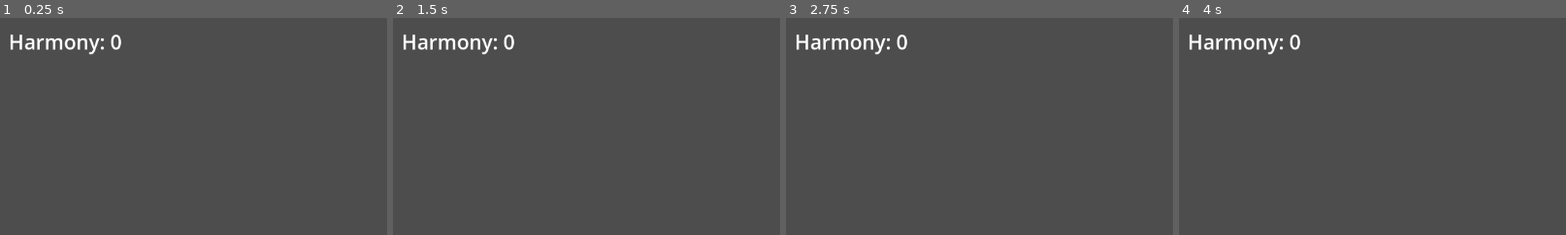
Above: before the commit, frames 1-4 (left to right).
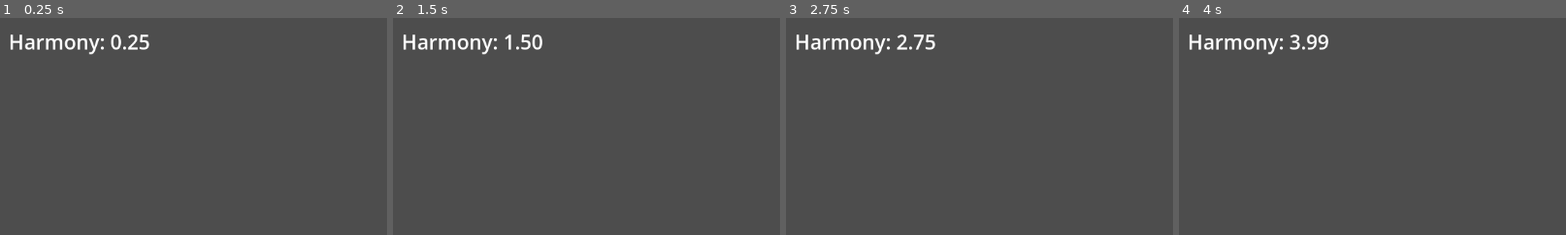
Above: after the commit, the same moments.

Repository: zKawaiiKittyz/Melodic-Idle
Game: Godot game, scene res://main.tscn
Same seed, same stepped clock (60 frames per second), same inputs: the game is played once before the commit and once after it.
Inputs:
- Up to frame 1 (0.25 s): no input
- Up to frame 2 (1.5 s): tap Enter at 0.5 s; tap A (A) at 0.6 s; tap D (D) at 0.8, 1.35 s
- Up to frame 3 (2.75 s): tap F (F) at 1.55, 2.1 s; tap J (J) at 2.3 s
- Up to frame 4 (4 s): tap J (J) at 2.85 s; tap K (K) at 3.05, 3.6 s; tap Space at 3.5 s; tap L (L) at 3.8 s
The pictures show only the part of the screen within x 0-50%, y 0-50%; the shares and areas given below are measured in that part.

The runs differ from the first frame. In frame 1, 0.2% of the frame differs, in the area x 31-39%, y 7-15%; in frame 2, 0.4%, in the area x 28-39%, y 7-15%; in frame 3, 0.3%; in frame 4, 0.3%.
Error before the commit: Parse Error: Unexpected identifier "Meow" in class body. (res://main.gd:2)

Commit message:
Code in
No comments cuz I'm lazy ^3^

Diff:
--- a/melodic-idle-mew/main.gd
+++ b/melodic-idle-mew/main.gd
@@ -1,2 +1,184 @@
 extends Node2D
-Meow
+
+signal harmony_changed
+
+enum ComboType {
+	FLUTE,
+	PIANO,
+	ORGAN,
+	SCHLONGO,
+}
+
+const MAX_SEQUENCE_LENGTH: int = 8
+
+const KEY_SOUNDS: Dictionary[Key, Resource] = {
+	KEY_A: preload("res://sounds/c4.ogg"),
+	KEY_S: preload("res://sounds/d4.ogg"),
+	KEY_D: preload("res://sounds/e4.ogg"),
+	KEY_F: preload("res://sounds/f4.ogg"),
+	KEY_J: preload("res://sounds/g4.ogg"),
+	KEY_K: preload("res://sounds/a4.ogg"),
+	KEY_L: preload("res://sounds/b4.ogg"),
+	KEY_SEMICOLON: preload("res://sounds/c5.ogg"),
+}
+
+const INPUT_KEYS: Dictionary[StringName, Key] = {
+	&"A": KEY_A,
+	&"S": KEY_S,
+	&"D": KEY_D,
+	&"F": KEY_F,
+	&"J": KEY_J,
+	&"K": KEY_K,
+	&"L": KEY_L,
+	&";": KEY_SEMICOLON,
+}
+
+var harmony: float = 0.0:
+	set = set_harmony
+
+var harmony_per_second: float = 1.0
+
+var sequence: Array[Key] = []
+
+var combos: Array[Combo] = []
+
+@onready var harmony_label: Label = $Label
+@onready var sound_player: AudioStreamPlayer = $AudioStreamPlayer
+
+#region Ready
+
+func _ready() -> void:
+	_setup_harmony_label()
+	_create_combos()
+
+func _setup_harmony_label() -> void:
+	harmony_changed.connect(_update_harmony_label)
+	_update_harmony_label()
+
+func _create_combos() -> void:
+	for combo_type: ComboType in ComboType.values():
+		var new_combo: Combo = Combo.new(combo_type)
+		combos.append(new_combo)
+
+#endregion
+
+#region Setters
+
+func set_harmony(new_harmony: float) -> void:
+	if harmony == new_harmony:
+		return
+
+	harmony = new_harmony
+
+	harmony_changed.emit()
+
+#endregion
+
+#region Signals
+
+func _process(delta: float) -> void:
+	_increment_harmony(delta)
+
+func _unhandled_key_input(event: InputEvent) -> void:
+	for action_name: StringName in INPUT_KEYS:
+		if event.is_action_pressed(action_name, false, true):
+			_add_to_sequence(INPUT_KEYS[action_name])
+
+			break
+
+#endregion
+
+#region Control
+
+func _update_harmony_label() -> void:
+	harmony_label.text = "Harmony: %s" % str(harmony).pad_decimals(2)
+
+func _increment_harmony(delta: float) -> void:
+	harmony += harmony_per_second * delta
+
+func _add_to_sequence(key: Key) -> void:
+	get_viewport().set_input_as_handled()
+
+	sequence.append(key)
+	while sequence.size() > MAX_SEQUENCE_LENGTH:
+		sequence.remove_at(0)
+
+	print("Current sequence: ", sequence.map(OS.get_keycode_string))
+
+	_play_key_sound(key)
+	_check_for_combo()
+
+func _play_key_sound(key: Key) -> void:
+	sound_player.stream = KEY_SOUNDS[key]
+	sound_player.play()
+
+func _check_for_combo():
+	for combo: Combo in combos:
+		if combo.sequence_matches(sequence):
+			print("%s combo!" % combo.name)
+
+			var can_trigger_combo: bool = (
+				not combo.unlocked
+				and harmony >= combo.cost
+			)
+
+			if can_trigger_combo:
+				_trigger_combo(combo)
+
+				break
+
+func _trigger_combo(combo: Combo) -> void:
+	harmony -= combo.cost
+	harmony_per_second += combo.reward
+	combo.unlocked = true
+	print("Unlocked %s!" % combo.name)
+
+#endregion
+
+#region Sub-Classes
+
+class Combo:
+	var name: String
+	var cost: int
+	var reward: int
+	var unlocked: bool = false
+	var combo_sequence: Array[Key] = []
+
+	func _init(_type: ComboType) -> void:
+		name = ComboType.keys()[_type].capitalize()
+
+		match _type:
+			ComboType.FLUTE:
+				cost = 50
+				reward = 5
+				combo_sequence = [KEY_A, KEY_S, KEY_D, KEY_F]
+			ComboType.PIANO:
+				cost = 250
+				reward = 25
+				combo_sequence = [KEY_L, KEY_K, KEY_J, KEY_SEMICOLON]
+			ComboType.ORGAN:
+				cost = 1000
+				reward = 150
+				combo_sequence = [KEY_A, KEY_D, KEY_L, KEY_J]
+			ComboType.SCHLONGO:
+				cost = 5000
+				reward = 600
+				combo_sequence = [
+					KEY_A, KEY_S, KEY_D, KEY_F,
+					KEY_J, KEY_K, KEY_L, KEY_SEMICOLON,
+				]
+
+	func sequence_matches(played_sequence: Array[Key]) -> bool:
+		var combo_sequence_size: int = combo_sequence.size()
+
+		if played_sequence.size() < combo_sequence_size:
+			return false
+
+		var sliced: Array[Key] =played_sequence.slice(
+			-combo_sequence_size,
+			played_sequence.size()
+		)
+
+		return combo_sequence == sliced
+
+#endregion
